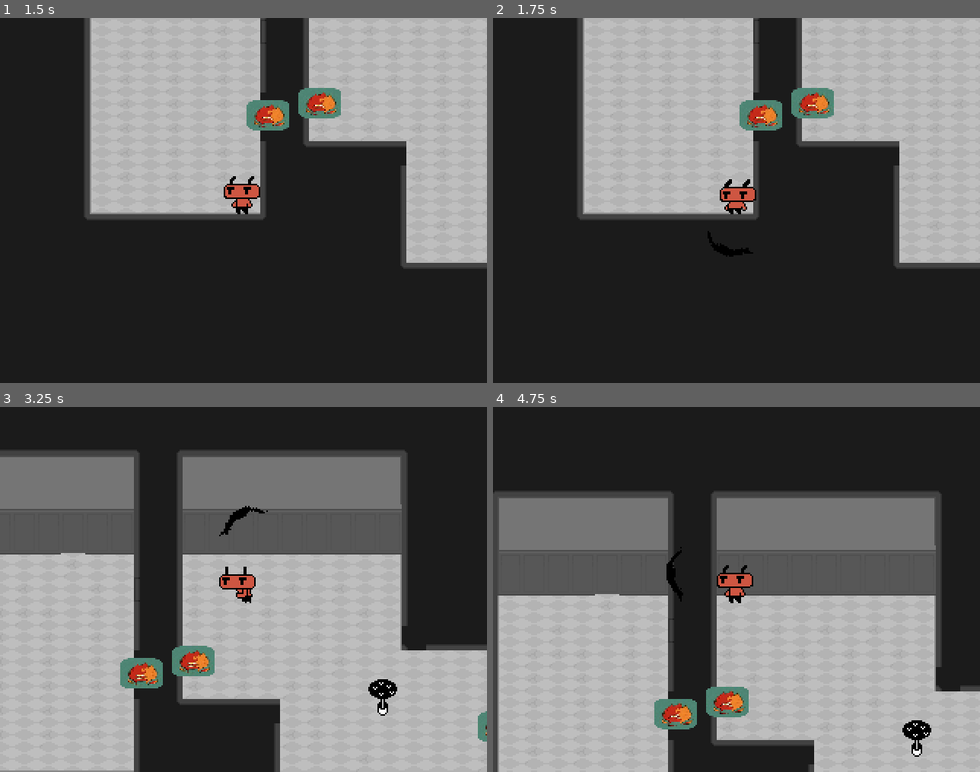
Above: before the commit, frames 1-4 (two rows, left to right).
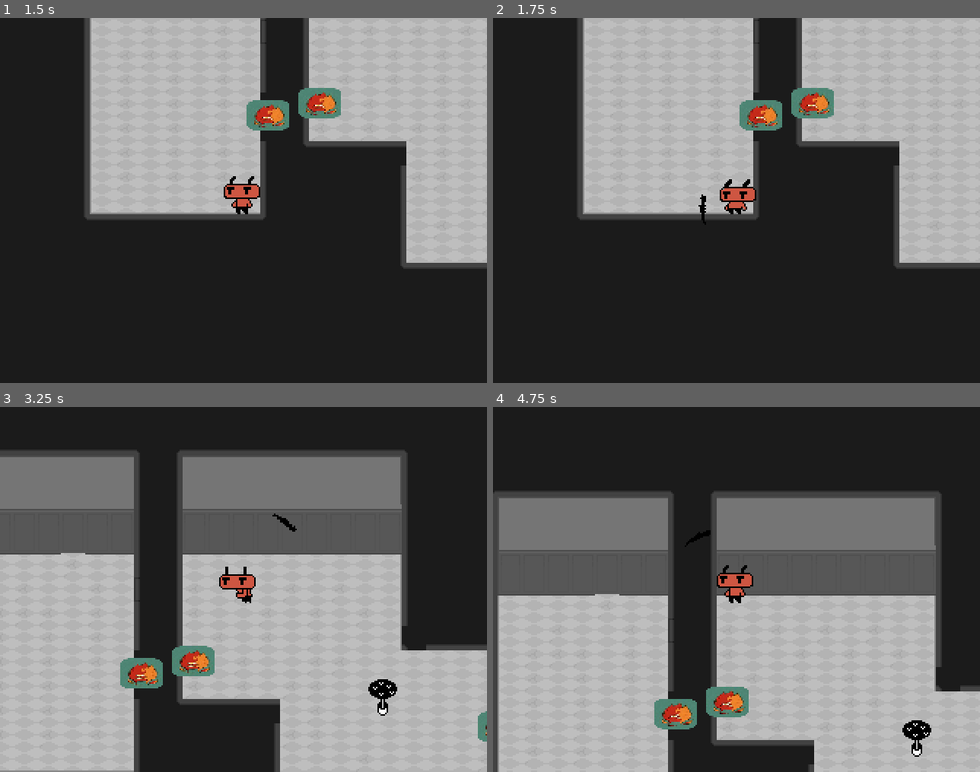
Above: after the commit, the same moments.

Repository: dead-rabbit-studio/hell-scout
Game: Godot game, scene res://main_game.tscn
Two runs of this game, one before a commit and one after it. Both use one fixed random seed, a clock stepped at 60 frames per second and the inputs below.
Inputs:
- Up to frame 1 (1.5 s): tap Enter at 0.5 s; hold Right (move_right) 0.53-1.28 s; tap Space (attack) at 0.6 s; tap E (interact) at 0.8, 1.35 s; hold Down (move_down) from 1.28 s (still down)
- Up to frame 2 (1.75 s): keep holding Down (move_down); tap Space (attack) at 1.55 s
- Up to frame 3 (3.25 s): release Down (move_down) at 2.03 s; hold Right (move_right) 2.03-2.78 s; tap Space (attack) at 2.1, 3.05 s; tap E (interact) at 2.3, 2.85 s; hold Up (move_up) from 2.78 s (still down)
- Up to frame 4 (4.75 s): release Up (move_up) at 3.53 s; hold Left (move_left) from 3.53 s (still down); tap Space (attack) at 3.6, 4.55 s; tap E (interact) at 3.8, 4.35 s

Frame 1 is identical in both runs. In frame 2, 0.2% of the frame differs, in the area x 42-54%, y 48-66%; in frame 3, 0.2%; in frame 4, 0.2%, in the area x 35-45%, y 33-54%.

Commit message:
refact: use _unhandled_input notification to handle inputs on InputController

Diff:
--- a/core/controller/input_controller.gd
+++ b/core/controller/input_controller.gd
@@ -1,15 +1,20 @@
 class_name InputController extends Controller
 
+func _unhandled_input(event: InputEvent) -> void:
+	if is_enabled:
+		if event.is_action_pressed(R.player_actions.attack):
+			attacked.emit(true)
+		if event.is_action_released(R.player_actions.attack):
+			attacked.emit(false)
+		if event.is_action_released(R.player_actions.interact):
+			interact.emit()
+
 func _process(_delta):
-    if is_enabled:
-        if Input.is_action_pressed(R.player_actions.attack):
-            attacked.emit(true)
-
-        if Input.is_action_just_released(R.player_actions.attack):
-            attacked.emit(false)
-
-        if Input.is_action_just_pressed(R.player_actions.interact):
-            interact.emit()
-
-        var _current_direction_vector = Input.get_vector(R.player_actions.move_left, R.player_actions.move_right, R.player_actions.move_up, R.player_actions.move_down)
-        moved.emit(_current_direction_vector)
+	if is_enabled:
+		var _current_direction_vector = Input.get_vector(
+			R.player_actions.move_left,
+			R.player_actions.move_right,
+			R.player_actions.move_up,
+			R.player_actions.move_down
+		)
+		moved.emit(_current_direction_vector)
--- a/player/scouter/Player.gd
+++ b/player/scouter/Player.gd
@@ -34,7 +34,7 @@
 	health.max_health = max_health
 	health.is_mortal = true
 
-func _physics_process(_delta: float) -> void:
+func _process(_delta: float) -> void:
 	if !is_alive:
 		health.kill()
 
--- a/project.godot
+++ b/project.godot
@@ -18,7 +18,7 @@
 
 [autoload]
 
-Animations="*res://player/scouter/Animations.gd"
+Animations="*res://player/scouter/animations.gd"
 
 [display]
 
